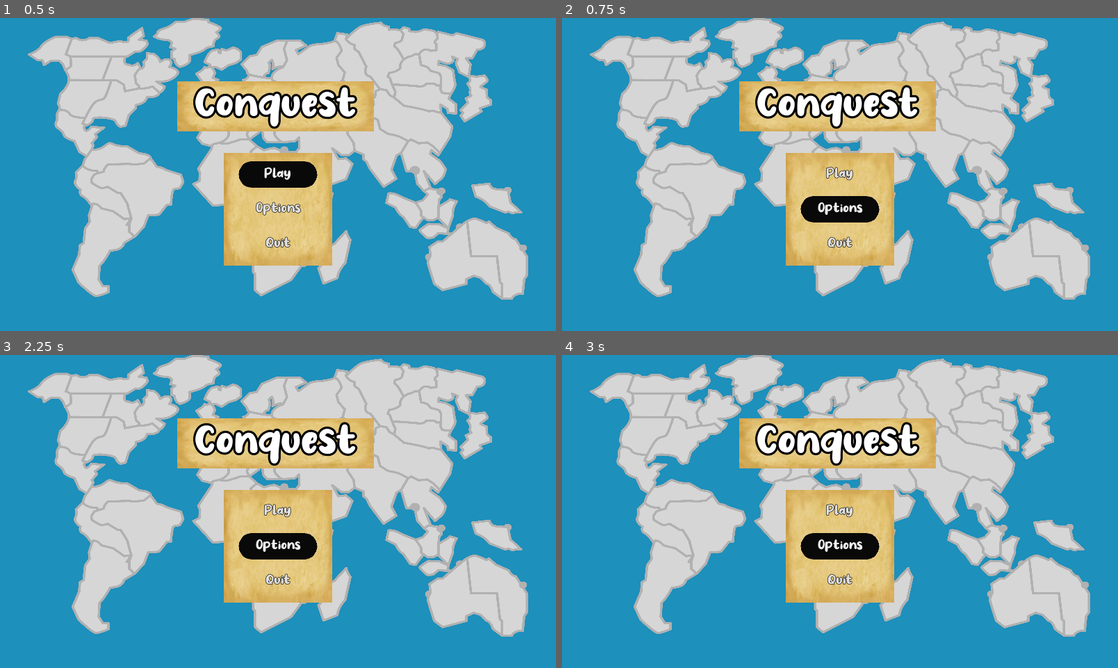
Above: before the commit, frames 1-4 (two rows, left to right).
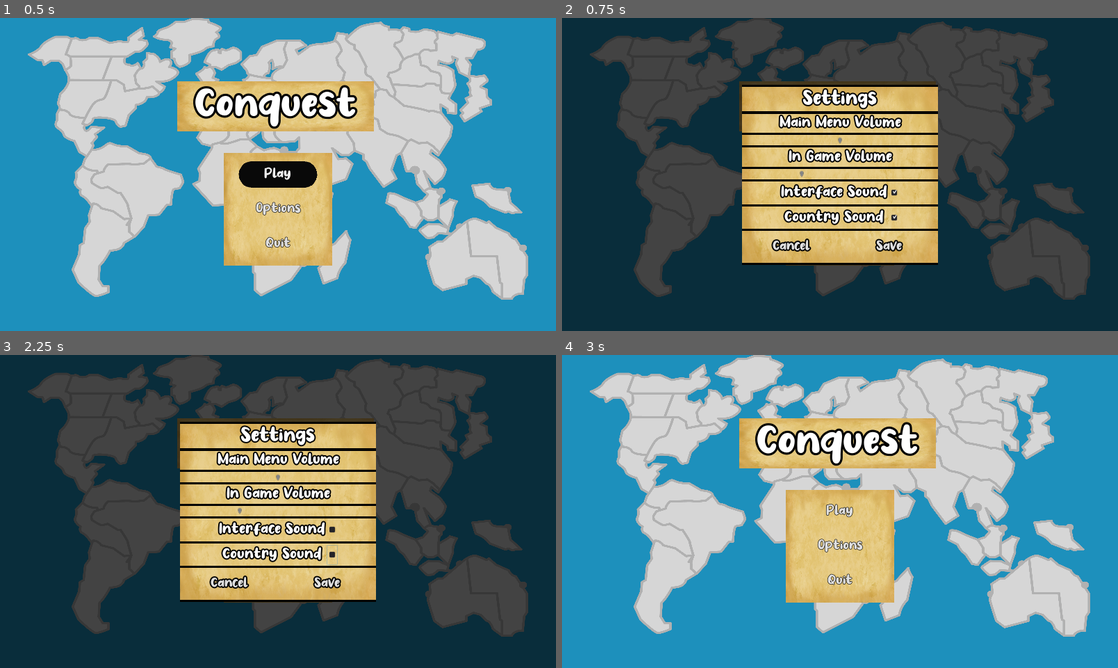
Above: after the commit, the same moments.

Repository: argosopentech/Conquest
Game: Godot game, scene res://Source/Main/Main.tscn
Two runs of this game, one before a commit and one after it. Both use one fixed random seed, a clock stepped at 60 frames per second and the inputs below.
Inputs (mouse positions are in pixels of both pictures, inside the frame that each line leads up to):
- Up to frame 1 (0.5 s): no input
- Up to frame 2 (0.75 s): click "Options" at 0.5 s
- Up to frame 3 (2.25 s): click (333, 530) at 1.27 s; click (333, 555) at 2.02 s
- Up to frame 4 (3 s): click (789, 583) at 2.75 s, where only the run after the commit has a clickable "Cancel"

Frame 1 is identical in both runs. In frame 2, 95% of the frame differs, in the area x 0-100%, y 0-100%; in frame 3, 95%; in frame 4, 1.0%.

Commit message:
Options Menu

Diff:
--- a/Source/Button/Button.gd
+++ b/Source/Button/Button.gd
@@ -6,7 +6,8 @@
 onready var focused_audio = $Focused
 
 func button_pressed():
-	pressed_audio.play()
+	if GamePlay.interface_sound:
+		pressed_audio.play()
 
 func focus_entered():
 	pass
--- a/Source/Gameplay/HUD/ActivePlayerHUD.gd
+++ b/Source/Gameplay/HUD/ActivePlayerHUD.gd
@@ -38,5 +38,6 @@
 	go_button.show()
 
 func go_pressed():
-	pressed_audio.play()
+	if GamePlay.interface_sound:
+		pressed_audio.play()
 	emit_signal("go_pressed")
--- /dev/null
+++ b/Source/Gameplay/HUD/OptionsMenu.gd
@@ -0,0 +1,65 @@
+extends TextureRect
+
+class_name OptionsMenu
+
+onready var main_menu_slider = $Info/MainMenuVolume
+onready var in_game_slider = $Info/InGameVolume
+onready var interface_sound = $Info/InterfaceSFX/InterfaceCheckBox
+onready var country_sound = $Info/CountrySFX/CountryCheckBox
+
+var main_menu_volume = 75
+var in_game_volume = 65
+var interface_sound_on = true
+var country_sound_on = true
+
+signal options_saved
+
+func _ready():
+	setup()
+
+func setup():
+	setup_volume()
+	setup_sliders()
+	setup_sound_values()
+	setup_sounds()
+
+func setup_volume():
+	main_menu_volume = 50 + GamePlay.main_menu_volume
+	in_game_volume = 50 + GamePlay.in_game_volume
+
+func setup_sliders():
+	main_menu_slider.value = main_menu_volume
+	in_game_slider.value = in_game_volume
+
+func setup_sound_values():
+	interface_sound_on = GamePlay.interface_sound
+	country_sound_on = GamePlay.country_sound
+
+func setup_sounds():
+	interface_sound.pressed = interface_sound_on
+	country_sound.pressed = country_sound_on
+
+func cancel():
+	if get_parent() is ColorRect:
+		get_parent().hide()
+
+func save():
+	if get_parent() is ColorRect:
+		get_parent().hide()
+	GamePlay.main_menu_volume = main_menu_volume - 50
+	GamePlay.in_game_volume = in_game_volume - 50
+	GamePlay.interface_sound = interface_sound_on
+	GamePlay.country_sound = country_sound_on
+	emit_signal("options_saved")
+
+func _on_MainMenuVolume_value_changed(value):
+	main_menu_volume = value
+
+func _on_InGameVolume_value_changed(value):
+	in_game_volume = value
+
+func _on_InterfaceCheckBox_toggled(button_pressed):
+	interface_sound_on = button_pressed
+
+func _on_CountryCheckBox_toggled(button_pressed):
+	country_sound_on = button_pressed
--- /dev/null
+++ b/Source/Gameplay/HUD/OptionsMenu.tscn
@@ -0,0 +1,362 @@
+[gd_scene load_steps=18 format=2]
+
+[ext_resource path="res://Assets/Fonts/no_virus/No Virus.ttf" type="DynamicFontData" id=1]
+[ext_resource path="res://Assets/Graphics/Textures/old_paper.png" type="Texture" id=2]
+[ext_resource path="res://Source/Button/Button.tscn" type="PackedScene" id=3]
+[ext_resource path="res://Source/Menu/HMenu.tscn" type="PackedScene" id=4]
+[ext_resource path="res://Source/Gameplay/HUD/OptionsMenu.gd" type="Script" id=5]
+
+[sub_resource type="StyleBoxTexture" id=1]
+texture = ExtResource( 2 )
+region_rect = Rect2( 0, 0, 800, 500 )
+modulate_color = Color( 0.517647, 0.517647, 0.517647, 1 )
+
+[sub_resource type="DynamicFont" id=2]
+size = 36
+outline_size = 3
+outline_color = Color( 0, 0, 0, 1 )
+use_filter = true
+font_data = ExtResource( 1 )
+
+[sub_resource type="Theme" id=3]
+default_font = SubResource( 2 )
+LineEdit/colors/clear_button_color = Color( 0.88, 0.88, 0.88, 1 )
+LineEdit/colors/clear_button_color_pressed = Color( 1, 1, 1, 1 )
+LineEdit/colors/cursor_color = Color( 0.94, 0.94, 0.94, 1 )
+LineEdit/colors/font_color = Color( 0.88, 0.88, 0.88, 1 )
+LineEdit/colors/font_color_selected = Color( 0, 0, 0, 1 )
+LineEdit/colors/font_color_uneditable = Color( 0.88, 0.88, 0.88, 0.5 )
+LineEdit/colors/selection_color = Color( 0.49, 0.49, 0.49, 1 )
+LineEdit/constants/minimum_spaces = 12
+LineEdit/fonts/font = null
+LineEdit/icons/clear = null
+LineEdit/styles/focus = SubResource( 1 )
+LineEdit/styles/normal = SubResource( 1 )
+LineEdit/styles/read_only = SubResource( 1 )
+
+[sub_resource type="DynamicFont" id=4]
+size = 48
+outline_size = 3
+outline_color = Color( 0, 0, 0, 1 )
+use_filter = true
+font_data = ExtResource( 1 )
+
+[sub_resource type="DynamicFont" id=5]
+size = 36
+outline_size = 3
+outline_color = Color( 0, 0, 0, 1 )
+use_filter = true
+font_data = ExtResource( 1 )
+
+[sub_resource type="StyleBoxTexture" id=12]
+
+[sub_resource type="StyleBoxFlat" id=6]
+bg_color = Color( 0.0588235, 0.0588235, 0.0588235, 1 )
+corner_radius_top_left = 30
+corner_radius_top_right = 30
+corner_radius_bottom_right = 30
+corner_radius_bottom_left = 30
+
+[sub_resource type="StyleBoxFlat" id=7]
+bg_color = Color( 0.137255, 0.137255, 0.137255, 1 )
+corner_radius_top_left = 30
+corner_radius_top_right = 30
+corner_radius_bottom_right = 30
+corner_radius_bottom_left = 30
+
+[sub_resource type="StyleBoxFlat" id=8]
+bg_color = Color( 0.0392157, 0.0392157, 0.0392157, 1 )
+corner_radius_top_left = 30
+corner_radius_top_right = 30
+corner_radius_bottom_right = 30
+corner_radius_bottom_left = 30
+
+[sub_resource type="StyleBoxFlat" id=9]
+bg_color = Color( 0.0196078, 0.0196078, 0.0196078, 1 )
+corner_radius_top_left = 30
+corner_radius_top_right = 30
+corner_radius_bottom_right = 30
+corner_radius_bottom_left = 30
+
+[sub_resource type="StyleBoxFlat" id=10]
+bg_color = Color( 0.137255, 0.137255, 0.137255, 1 )
+corner_radius_top_left = 30
+corner_radius_top_right = 30
+corner_radius_bottom_right = 30
+corner_radius_bottom_left = 30
+
+[sub_resource type="DynamicFont" id=11]
+size = 32
+outline_size = 3
+outline_color = Color( 0, 0, 0, 1 )
+use_filter = true
+font_data = ExtResource( 1 )
+
+[node name="OptionsMenu" type="TextureRect"]
+anchor_left = 0.5
+anchor_top = 0.5
+anchor_right = 0.5
+anchor_bottom = 0.5
+margin_left = -226.0
+margin_top = -207.5
+margin_right = 226.0
+margin_bottom = 207.5
+theme = SubResource( 3 )
+texture = ExtResource( 2 )
+expand = true
+script = ExtResource( 5 )
+__meta__ = {
+"_edit_use_anchors_": false
+}
+
+[node name="Info" type="VBoxContainer" parent="."]
+anchor_right = 1.0
+anchor_bottom = 1.0
+rect_min_size = Vector2( 260, 0 )
+__meta__ = {
+"_edit_use_anchors_": false
+}
+
+[node name="MarginTop" type="ColorRect" parent="Info"]
+margin_right = 452.0
+margin_bottom = 5.0
+rect_min_size = Vector2( 0, 5 )
+color = Color( 0, 0, 0, 1 )
+
+[node name="Label" type="Label" parent="Info"]
+margin_top = 9.0
+margin_right = 452.0
+margin_bottom = 58.0
+size_flags_horizontal = 3
+custom_fonts/font = SubResource( 4 )
+text = "Settings"
+align = 1
+valign = 1
+__meta__ = {
+"_edit_use_anchors_": false
+}
+
+[node name="MarginMid1" type="ColorRect" parent="Info"]
+margin_top = 62.0
+margin_right = 452.0
+margin_bottom = 67.0
+rect_min_size = Vector2( 0, 5 )
+color = Color( 0, 0, 0, 1 )
+
+[node name="MainMenuLabel" type="Label" parent="Info"]
+margin_top = 71.0
+margin_right = 452.0
+margin_bottom = 108.0
+size_flags_horizontal = 3
+custom_fonts/font = SubResource( 5 )
+text = "Main Menu Volume"
+align = 1
+valign = 1
+__meta__ = {
+"_edit_use_anchors_": false
+}
+
+[node name="MarginMid2" type="ColorRect" parent="Info"]
+margin_top = 112.0
+margin_right = 452.0
+margin_bottom = 117.0
+rect_min_size = Vector2( 0, 5 )
+color = Color( 0, 0, 0, 1 )
+
+[node name="MainMenuVolume" type="HSlider" parent="Info"]
+margin_top = 121.0
+margin_right = 452.0
+margin_bottom = 137.0
+custom_styles/slider = SubResource( 12 )
+max_value = 50.0
+
+[node name="MarginMid3" type="ColorRect" parent="Info"]
+margin_top = 141.0
+margin_right = 452.0
+margin_bottom = 146.0
+rect_min_size = Vector2( 0, 5 )
+color = Color( 0, 0, 0, 1 )
+
+[node name="InGameLabel" type="Label" parent="Info"]
+margin_top = 150.0
+margin_right = 452.0
+margin_bottom = 187.0
+size_flags_horizontal = 3
+custom_fonts/font = SubResource( 5 )
+text = "In Game Volume"
+align = 1
+valign = 1
+__meta__ = {
+"_edit_use_anchors_": false
+}
+
+[node name="MarginMid4" type="ColorRect" parent="Info"]
+margin_top = 191.0
+margin_right = 452.0
+margin_bottom = 196.0
+rect_min_size = Vector2( 0, 5 )
+color = Color( 0, 0, 0, 1 )
+
+[node name="InGameVolume" type="HSlider" parent="Info"]
+margin_top = 200.0
+margin_right = 452.0
+margin_bottom = 216.0
+custom_styles/slider = SubResource( 12 )
+max_value = 50.0
+
+[node name="MarginMid5" type="ColorRect" parent="Info"]
+margin_top = 220.0
+margin_right = 452.0
+margin_bottom = 225.0
+rect_min_size = Vector2( 0, 5 )
+color = Color( 0, 0, 0, 1 )
+
+[node name="InterfaceSFX" type="HBoxContainer" parent="Info"]
+margin_top = 229.0
+margin_right = 452.0
+margin_bottom = 274.0
+
+[node name="LeftMargin" type="Label" parent="Info/InterfaceSFX"]
+margin_top = 4.0
+margin_right = 85.0
+margin_bottom = 41.0
+size_flags_horizontal = 3
+
+[node name="InterfaceLabel" type="Label" parent="Info/InterfaceSFX"]
+margin_left = 89.0
+margin_top = 4.0
+margin_right = 335.0
+margin_bottom = 41.0
+rect_min_size = Vector2( 246, 0 )
+custom_fonts/font = SubResource( 5 )
+text = "Interface Sound"
+align = 1
+valign = 1
+__meta__ = {
+"_edit_use_anchors_": false
+}
+
+[node name="InterfaceCheckBox" type="CheckBox" parent="Info/InterfaceSFX"]
+margin_left = 339.0
+margin_right = 363.0
+margin_bottom = 45.0
+
+[node name="RightMargin" type="Label" parent="Info/InterfaceSFX"]
+margin_left = 367.0
+margin_top = 4.0
+margin_right = 452.0
+margin_bottom = 41.0
+size_flags_horizontal = 3
+
+[node name="MarginMid6" type="ColorRect" parent="Info"]
+margin_top = 278.0
+margin_right = 452.0
+margin_bottom = 283.0
+rect_min_size = Vector2( 0, 5 )
+color = Color( 0, 0, 0, 1 )
+
+[node name="CountrySFX" type="HBoxContainer" parent="Info"]
+margin_top = 287.0
+margin_right = 452.0
+margin_bottom = 332.0
+
+[node name="LeftMargin" type="Label" parent="Info/CountrySFX"]
+margin_top = 4.0
+margin_right = 85.0
+margin_bottom = 41.0
+size_flags_horizontal = 3
+
+[node name="CountryLabel" type="Label" parent="Info/CountrySFX"]
+margin_left = 89.0
+margin_top = 4.0
+margin_right = 335.0
+margin_bottom = 41.0
+rect_min_size = Vector2( 246, 0 )
+custom_fonts/font = SubResource( 5 )
+text = "Country Sound"
+align = 1
+valign = 1
+__meta__ = {
+"_edit_use_anchors_": false
+}
+
+[node name="CountryCheckBox" type="CheckBox" parent="Info/CountrySFX"]
+margin_left = 339.0
+margin_right = 363.0
+margin_bottom = 45.0
+
+[node name="RightMargin" type="Label" parent="Info/CountrySFX"]
+margin_left = 367.0
+margin_top = 4.0
+margin_right = 452.0
+margin_bottom = 41.0
+size_flags_horizontal = 3
+
+[node name="MarginMid7" type="ColorRect" parent="Info"]
+margin_top = 336.0
+margin_right = 452.0
+margin_bottom = 341.0
+rect_min_size = Vector2( 0, 5 )
+color = Color( 0, 0, 0, 1 )
+
+[node name="HMenu" parent="Info" instance=ExtResource( 4 )]
+margin_top = 345.0
+margin_right = 452.0
+margin_bottom = 406.0
+size_flags_vertical = 3
+
+[node name="MarginLeft" type="Label" parent="Info/HMenu"]
+margin_top = 12.0
+margin_bottom = 49.0
+
+[node name="Cancel" parent="Info/HMenu" instance=ExtResource( 3 )]
+margin_left = 20.0
+margin_right = 206.0
+margin_bottom = 61.0
+custom_styles/hover = SubResource( 6 )
+custom_styles/pressed = SubResource( 7 )
+custom_styles/focus = SubResource( 8 )
+custom_styles/disabled = SubResource( 9 )
+custom_styles/normal = SubResource( 10 )
+custom_fonts/font = SubResource( 11 )
+text = "Cancel"
+flat = true
+
+[node name="MarginMid" type="Label" parent="Info/HMenu"]
+margin_left = 226.0
+margin_top = 12.0
+margin_right = 226.0
+margin_bottom = 49.0
+
+[node name="Save" parent="Info/HMenu" instance=ExtResource( 3 )]
+margin_left = 246.0
+margin_right = 432.0
+margin_bottom = 61.0
+custom_styles/hover = SubResource( 6 )
+custom_styles/pressed = SubResource( 7 )
+custom_styles/focus = SubResource( 8 )
+custom_styles/disabled = SubResource( 9 )
+custom_styles/normal = SubResource( 10 )
+custom_fonts/font = SubResource( 11 )
+text = "Save"
+flat = true
+
+[node name="MarginRight" type="Label" parent="Info/HMenu"]
+margin_left = 452.0
+margin_top = 12.0
+margin_right = 452.0
+margin_bottom = 49.0
+
+[node name="MarginBottom" type="ColorRect" parent="Info"]
+margin_top = 410.0
+margin_right = 452.0
+margin_bottom = 415.0
+rect_min_size = Vector2( 0, 5 )
+color = Color( 0, 0, 0, 1 )
+
+[connection signal="value_changed" from="Info/MainMenuVolume" to="." method="_on_MainMenuVolume_value_changed"]
+[connection signal="value_changed" from="Info/InGameVolume" to="." method="_on_InGameVolume_value_changed"]
+[connection signal="toggled" from="Info/InterfaceSFX/InterfaceCheckBox" to="." method="_on_InterfaceCheckBox_toggled"]
+[connection signal="toggled" from="Info/CountrySFX/CountryCheckBox" to="." method="_on_CountryCheckBox_toggled"]
+[connection signal="pressed" from="Info/HMenu/Cancel" to="." method="cancel"]
+[connection signal="pressed" from="Info/HMenu/Save" to="." method="save"]
--- a/Source/Gameplay/StateMachine/CountryStates/ActiveState.gd
+++ b/Source/Gameplay/StateMachine/CountryStates/ActiveState.gd
@@ -20,7 +20,8 @@
 	set_border_color(country)
 
 func clicked(country: Country):
-	country.active_click_audio.play()
+	if GamePlay.country_sound:
+		country.active_click_audio.play()
 	GamePlay.game.active_player.country_clicked(country)
 
 func active_player_changed(country: Country, new_player: Player):
--- a/Source/Gameplay/StateMachine/CountryStates/SelectedState.gd
+++ b/Source/Gameplay/StateMachine/CountryStates/SelectedState.gd
@@ -16,7 +16,8 @@
 	pass
 
 func clicked(country: Country):
-	country.selected_click_audio.play()
+	if GamePlay.country_sound:
+		country.selected_click_audio.play()
 	if GamePlay.game.active_player.player_state is AttackState:
 		for bordering_country in GamePlay.bordering_countries_nodes[country.name]:
 			if bordering_country.occupier != country.occupier:
--- a/Source/Gameplay/game_play.gd
+++ b/Source/Gameplay/game_play.gd
@@ -113,6 +113,8 @@
 var music_player: AudioStreamPlayer
 var main_menu_volume = -25
 var in_game_volume = -35
+var interface_sound = true
+var country_sound = true
 
 func _ready():
 	setup()
--- a/Source/Main/Main.gd
+++ b/Source/Main/Main.gd
@@ -10,3 +10,6 @@
 
 func setup_music():
 	GamePlay.set_music_volume(GamePlay.main_menu_volume)
+
+func options_saved():
+	setup_music()
--- a/Source/Main/Main.tscn
+++ b/Source/Main/Main.tscn
@@ -70,4 +70,6 @@
 "_edit_use_anchors_": false
 }
 
+[connection signal="options_saved" from="MenuBorder/Menu" to="." method="options_saved"]
+
 [editable path="Background"]
--- a/Source/Main/Menu.gd
+++ b/Source/Main/Menu.gd
@@ -5,10 +5,14 @@
 onready var quit_confirm_menu = $Overlay/QuitConfirm
 onready var quit_confirm_vmenu = $Overlay/QuitConfirm/ColorRect/MarginContainer/VMenu
 onready var start_game_overlay = $Overlay/StartGameOverlay
+onready var options_overlay = $Overlay/OptionsOverlay
+
+signal options_saved
 
 func _ready():
 	quit_confirm_menu.hide()
 	start_game_overlay.hide()
+	options_overlay.hide()
 
 func _unhandled_input(event):
 	if event.is_action_pressed("quit"):
@@ -16,10 +20,9 @@
 
 func play():
 	start_game_overlay.show()
-	#get_tree().change_scene("res://Source/Gameplay/Game/Game.tscn")
 
 func options():
-	pass
+	options_overlay.show()
 
 func quit():
 	quit_confirm_menu.show()
@@ -33,3 +36,6 @@
 	quit_confirm_menu.hide()
 	set_process_unhandled_input(true)
 	grab_focus_on_index_child()
+
+func _on_OptionsMenu_options_saved():
+	emit_signal("options_saved")
--- a/Source/Main/Menu.tscn
+++ b/Source/Main/Menu.tscn
@@ -6,6 +6,7 @@
 [ext_resource path="res://Assets/Fonts/no_virus/No Virus.ttf" type="DynamicFontData" id=4]
 [ext_resource path="res://Assets/Graphics/Textures/old_paper.png" type="Texture" id=5]
 [ext_resource path="res://Source/Gameplay/HUD/StartGameMenu.tscn" type="PackedScene" id=6]
+[ext_resource path="res://Source/Gameplay/HUD/OptionsMenu.tscn" type="PackedScene" id=7]
 
 [sub_resource type="DynamicFont" id=1]
 size = 48
@@ -143,7 +144,20 @@
 
 [node name="StartGameMenu" parent="Overlay/StartGameOverlay" index="0" instance=ExtResource( 6 )]
 
+[node name="OptionsOverlay" type="ColorRect" parent="Overlay" index="2"]
+visible = false
+anchor_right = 1.0
+anchor_bottom = 1.0
+color = Color( 0, 0, 0, 0.686275 )
+__meta__ = {
+"_edit_use_anchors_": false
+}
+
+[node name="OptionsMenu" parent="Overlay/OptionsOverlay" index="0" instance=ExtResource( 7 )]
+
 [connection signal="pressed" from="Play" to="." method="play"]
+[connection signal="pressed" from="Options" to="." method="options"]
 [connection signal="pressed" from="Quit" to="." method="quit"]
 [connection signal="pressed" from="Overlay/QuitConfirm/ColorRect/MarginContainer/VMenu/quit_confirm" to="." method="quit_confirm"]
 [connection signal="pressed" from="Overlay/QuitConfirm/ColorRect/MarginContainer/VMenu/quit_cancel" to="." method="quit_cancel"]
+[connection signal="options_saved" from="Overlay/OptionsOverlay/OptionsMenu" to="." method="_on_OptionsMenu_options_saved"]
--- a/project.godot
+++ b/project.godot
@@ -88,6 +88,11 @@
 "class": "MoveMenu",
 "language": "GDScript",
 "path": "res://Source/Gameplay/HUD/MoveMenu.gd"
+}, {
+"base": "TextureRect",
+"class": "OptionsMenu",
+"language": "GDScript",
+"path": "res://Source/Gameplay/HUD/OptionsMenu.gd"
 }, {
 "base": "PlayerState",
 "class": "PlacementState",
@@ -161,6 +166,7 @@
 "Main": "",
 "MainMenu": "",
 "MoveMenu": "",
+"OptionsMenu": "",
 "PlacementState": "",
 "Player": "",
 "PlayerActivity": "",
Not shown: 1 places in Source/Main/Menu.tscn that only renumber resources
